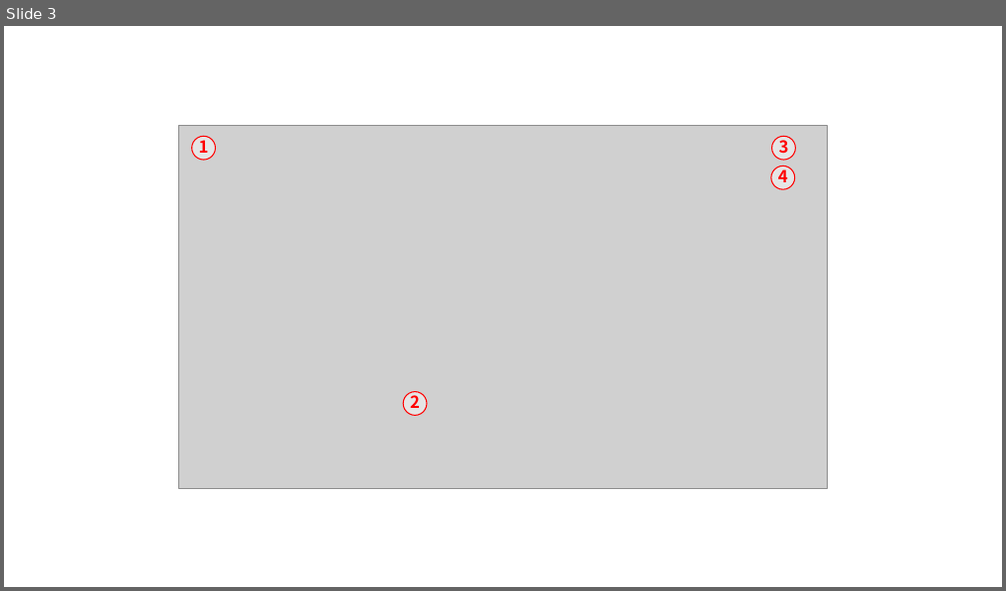
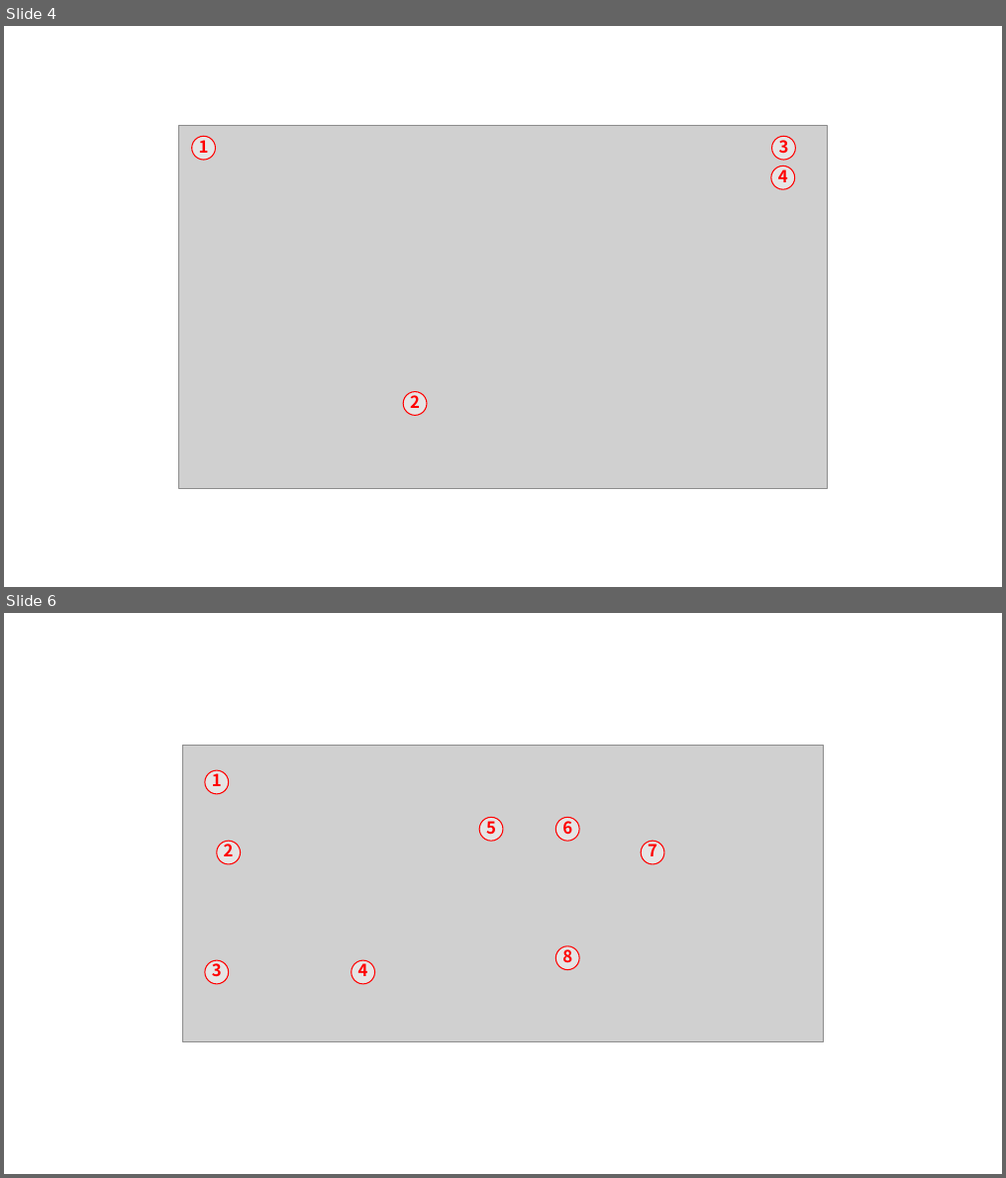
Before and after one commit to WooSeonghyeok/Moumi_moz.A.I.c_Documents, a slide deck: Docs/모으미_moz.A.I.c_기획서 이미지 슬라이드.docx.pptx. Shown one above the other, each under a label of ours: slide 3 before the commit, slides 4 and 6 after it; the slides between them are not shown. The pictures are 1006x591 and 1006x1178 pixels, drawn with LibreOffice and Linux fonts; fonts in the diff are those of the drawing; grey boxes stand for pictures. Boxes give left, top, right and bottom in pixels: in the first picture for what was removed or moved away, otherwise in the second. Text is boxed around its words. In the diff, an @@ line names an element or a change of style, - is before the commit and + after.

```diff
--- a/Docs/모으미_moz.A.I.c_기획서 이미지 슬라이드.docx.pptx
+++ b/Docs/모으미_moz.A.I.c_기획서 이미지 슬라이드.docx.pptx
@@ slide 6 added at (4,613,1002,1174), background #FFFFFF @@
@@ picture added at (182,745,823,1043) @@
@@ ellipse added at (205,770,228,793), fill #FAFAFA at 50% opacity, outline #FF0000 1 pt, 16 pt, text #FF0000, bold @@
+1
@@ ellipse added at (479,817,503,841), fill #FAFAFA at 50% opacity, outline #FF0000 1 pt, 16 pt, text #FF0000, bold @@
+5
@@ ellipse added at (555,817,579,841), fill #FAFAFA at 50% opacity, outline #FF0000 1 pt, 16 pt, text #FF0000, bold @@
+6
@@ ellipse added at (217,841,240,863), fill #FAFAFA at 50% opacity, outline #FF0000 1 pt, 16 pt, text #FF0000, bold @@
+2
@@ ellipse added at (642,841,664,863), fill #FAFAFA at 50% opacity, outline #FF0000 1 pt, 16 pt, text #FF0000, bold @@
+7
@@ ellipse added at (205,960,228,983), fill #FAFAFA at 50% opacity, outline #FF0000 1 pt, 16 pt, text #FF0000, bold @@
+3
@@ ellipse added at (351,960,374,983), fill #FAFAFA at 50% opacity, outline #FF0000 1 pt, 16 pt, text #FF0000, bold @@
+4
@@ ellipse added at (555,947,579,970), fill #FAFAFA at 50% opacity, outline #FF0000 1 pt, 16 pt, text #FF0000, bold @@
+8
@@ what was slide 3 is now slide 4 @@
```
Also in this commit, not shown: 3 other slides added, 2 other files.
